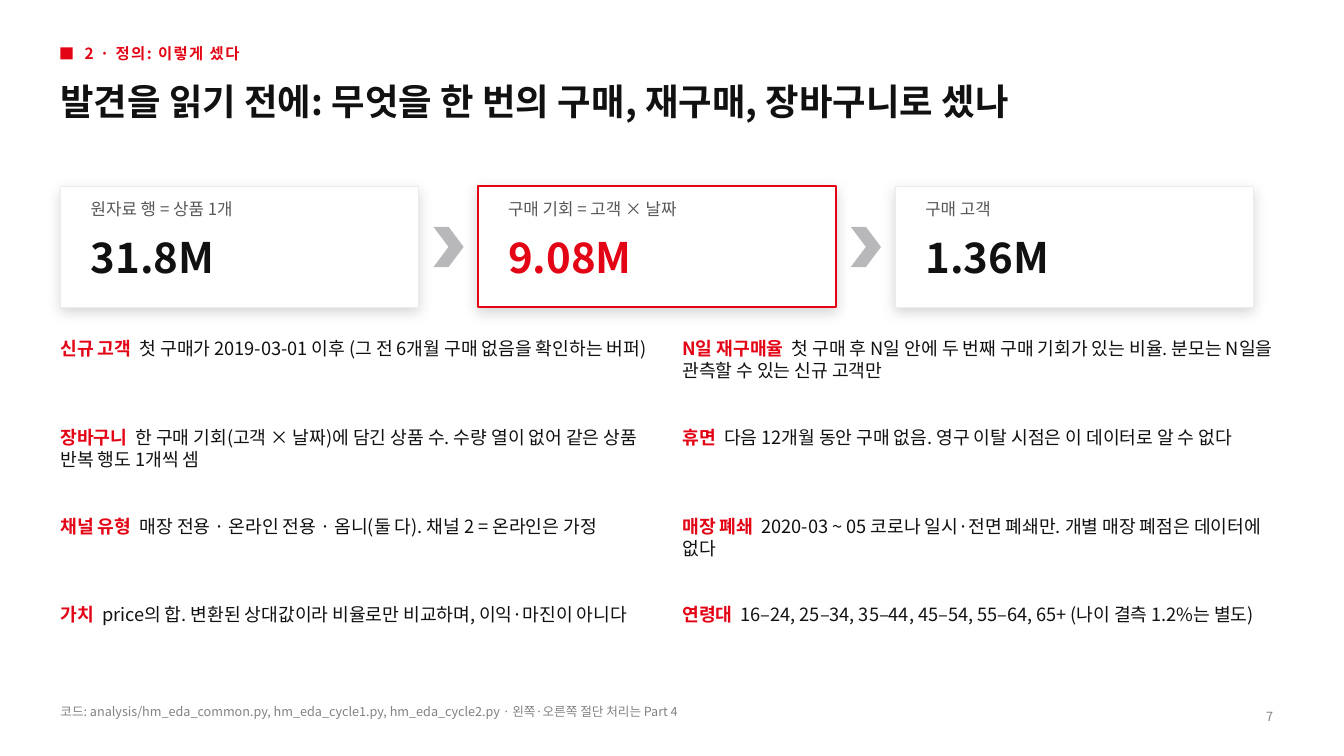
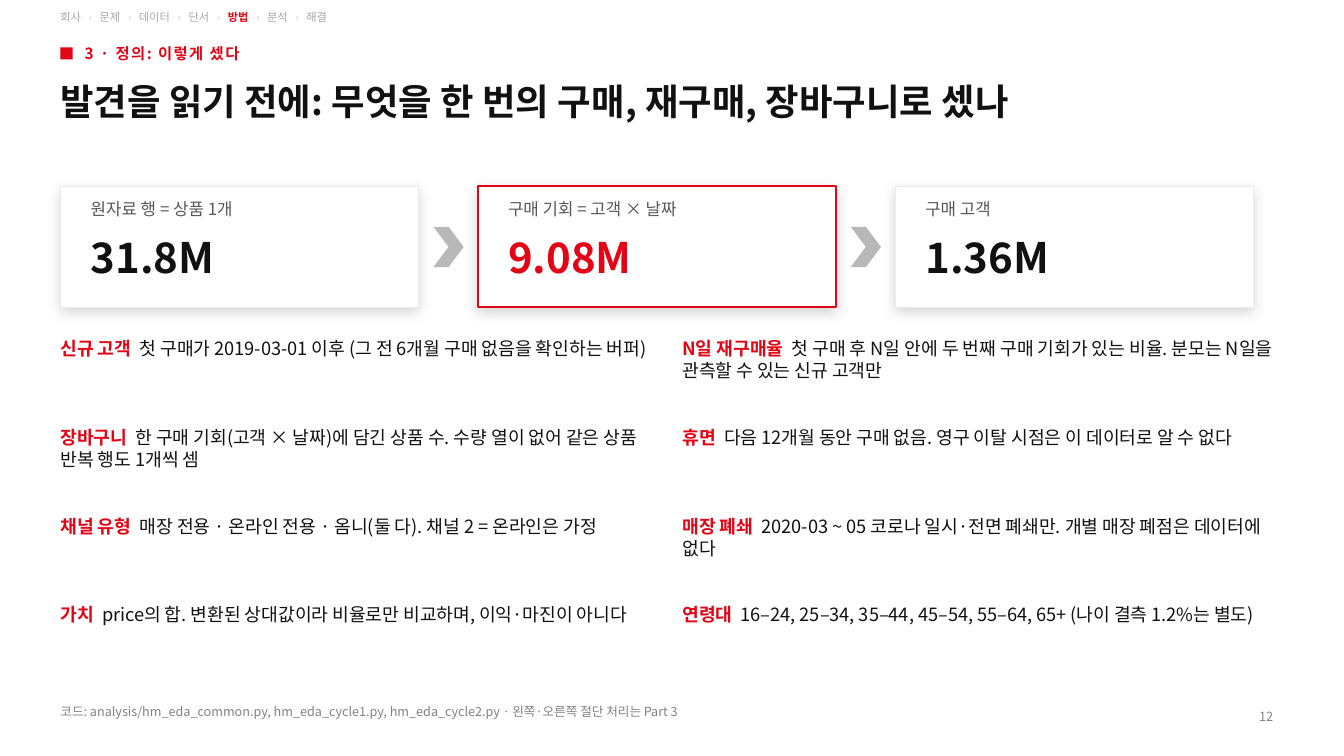
Before and after one commit to underthesun7213/social-data, a slide deck: slide 12 of presentation/hm_retention_deck_ko.pptx (slide 7 before the commit). Drawn at 1344x756 pixels with LibreOffice and Linux fonts; fonts in the diff are those of the drawing. Boxes give left, top, right and bottom in pixels: in the first picture for what was removed or moved away, otherwise in the second. Text is boxed around its words. In the diff, an @@ line names an element or a change of style, - is before the commit and + after.

```diff
--- a/presentation/hm_retention_deck_ko.pptx
+++ b/presentation/hm_retention_deck_ko.pptx
@@ text added at (60, 11, 327, 22), 8 pt, text #A8A8AB @@
+회사 › 문제 › 데이터 › 단서 › 방법 › 분석 › 해결
@@ text at (85, 46, 240, 61): text changed @@
-2 · 정의: 이렇게 셌다
+3 · 정의: 이렇게 셌다
@@ text at (60, 705, 678, 719): text changed @@
-코드: analysis/hm_eda_common.py, hm_eda_cycle1.py, hm_eda_cycle2.py · 왼쪽·오른쪽 절단 처리는 Part 4
+코드: analysis/hm_eda_common.py, hm_eda_cycle1.py, hm_eda_cycle2.py · 왼쪽·오른쪽 절단 처리는 Part 3
@@ page number at (1259, 711, 1273, 721): text changed @@
-7
+12
```
Also in this commit, not shown: 20 other slides changed, 7 slides added, 1 slide removed, 6 other files.
